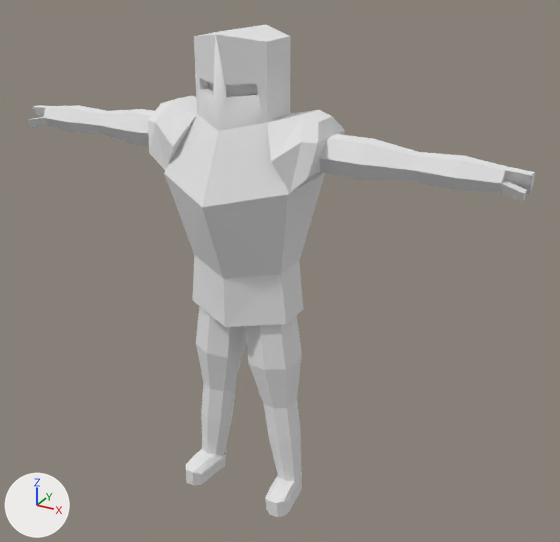
What one commit did to the Blender file Assets/Models/Knight/raw/knight.blend.
The view is the same before and after, from a 50 mm lens placed at (3.04, -4.97, 4.65), pointed at (0.22, 0.16, 2.09). The lights are fixed; the arrows at lower left show +X, +Y and +Z.

Before the edit, the objects in view are built like this:
```python
me_cylinder_001 = bpy.data.meshes.new('Cylinder.001')
me_cylinder_001.from_pydata(...)  # 185 vertices, 174 faces; spans x -6.17..0.0, y -1.71..1.71, z 0.04..11.46
me_cylinder_001.materials.append(mat_material)  # white #e7e7e7
ob_knight = bpy.data.objects.new('Knight', me_cylinder_001)
ob_knight.location = (0.0, 0.0, 0.0)
ob_knight.scale = (0.349, 0.349, 0.349)
_m = ob_knight.modifiers.new('Mirror', 'MIRROR')
```
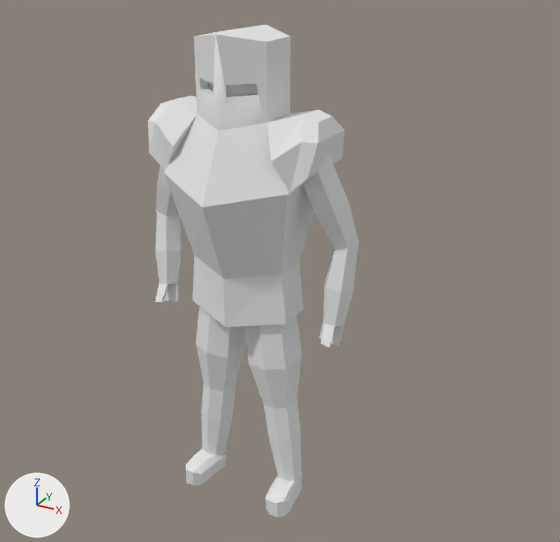
Commit message: Knight out with my gurlz

Changed parts and their boxes (x1, y1, x2, y2) in the pictures (560 x 542 px; the box of a moved part takes in the faces that stretch with it):
```json
{"object": "Knight", "change": "reshaped", "before": [26, 25, 535, 517], "after": [148, 25, 359, 517], "on screen": "58% narrower"}
{"part": 1, "of": "me_cylinder_001", "change": "moved or reshaped", "before": [26, 105, 535, 203], "after": [155, 155, 359, 348]}
```

Edits to the scene script, one JSON object a line:
```json
{"block": "me_cylinder_001", "where": "# used by ob_knight; location = (0.0, 0.0, 0.0); scale = (0.349, 0.349, 0.349)"}
{"op": "remove", "block": "me_cylinder_001", "code": "me_cylinder_001.from_pydata(...)  # 185 vertices, 174 faces; spans x -6.17..0.0, y -1.71..1.71, z 0.04..11.46"}
{"op": "add", "block": "me_cylinder_001", "code": "me_cylinder_001.from_pydata(...)  # 185 vertices, 174 faces; spans x -2.68..0.0, y -1.71..1.71, z 0.04..11.46"}
{"block": "me_cylinder_001", "change": "me_cylinder_001 part 1: 52 of 185 vertices moved; they spanned x -6.17..-1.63, y -0.44..0.44, z 8.73..9.48 and now span x -2.68..-1.2, y -0.48..0.54, z 4.72..9.47; mean shift (1.97, 0.1, -2.39); largest move (-6.17, 0.13, 9.26) -> (-2.34, 0.11, 4.72)"}
```
